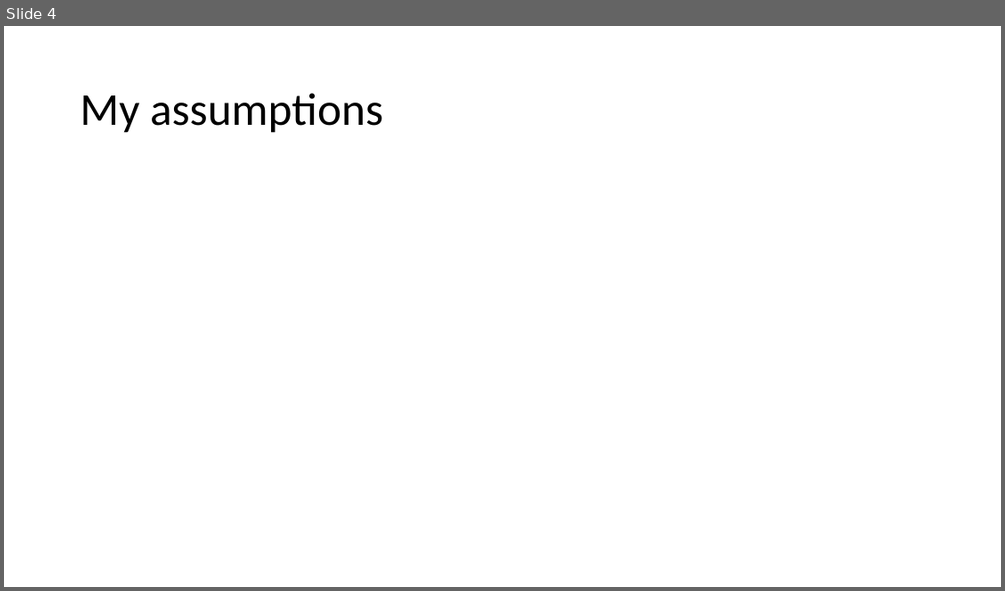
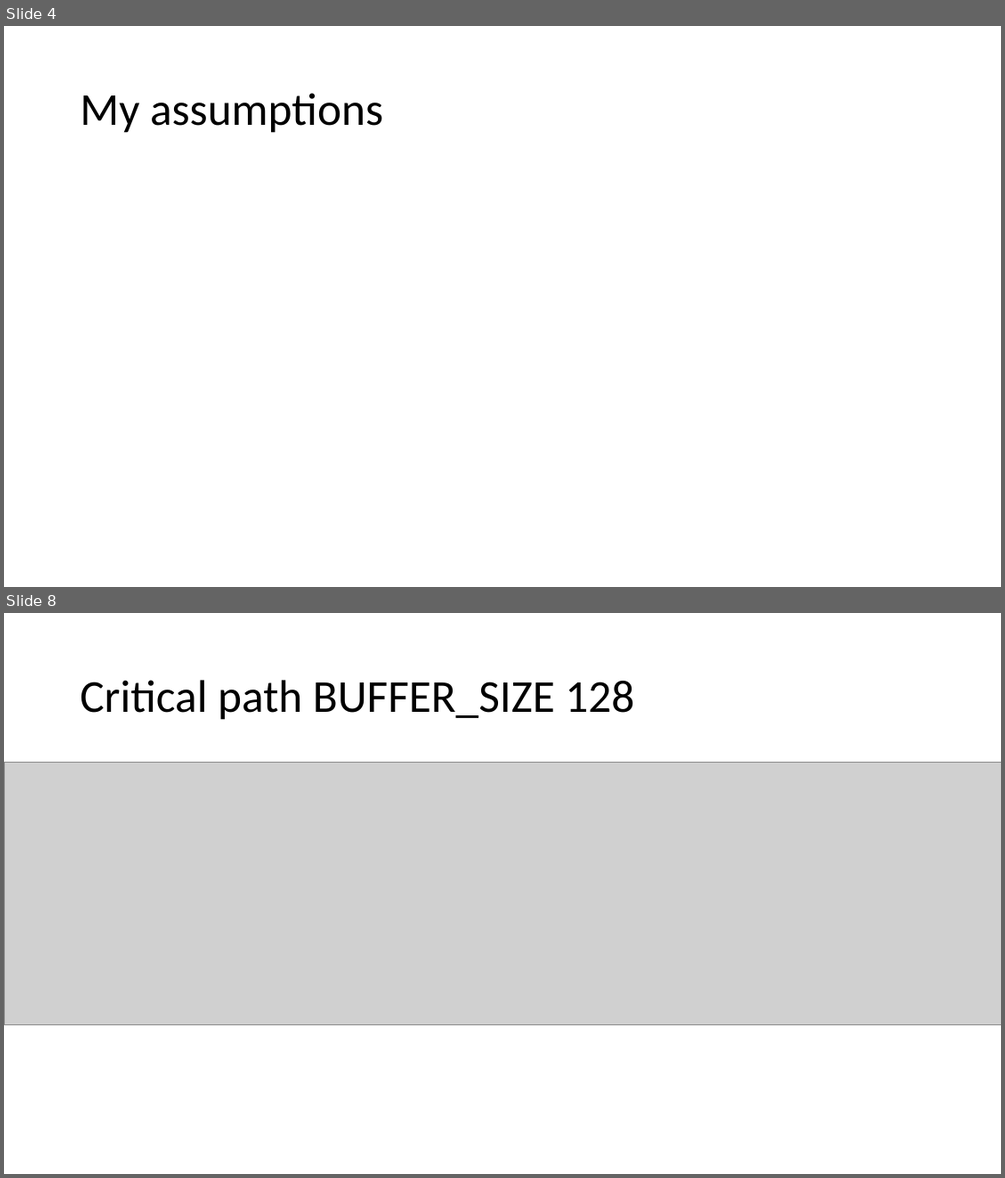
Before and after one commit to lepaulse/fifo, a slide deck: Asynchronous FIFO.pptx. Shown one above the other, each under a label of ours: slide 4 before the commit, slides 4 and 8 after it; the slides between them are not shown. The pictures are 1005x591 and 1005x1178 pixels, drawn with LibreOffice and Linux fonts; fonts in the diff are those of the drawing; grey boxes stand for pictures. Boxes give left, top, right and bottom in pixels: in the first picture for what was removed or moved away, otherwise in the second. Text is boxed around its words. In the diff, an @@ line names an element or a change of style, - is before the commit and + after.

```diff
--- a/Asynchronous FIFO.pptx
+++ b/Asynchronous FIFO.pptx
@@ slide 8 added at (4,613,1001,1174), background #FFFFFF @@
@@ title added at (80,680,634,720), 44 pt, text #000000 @@
+Critical path BUFFER_SIZE 128
@@ picture added at (4,762,1001,1025) @@
```
Also in this commit, not shown: 3 other slides added, 5 other files.
